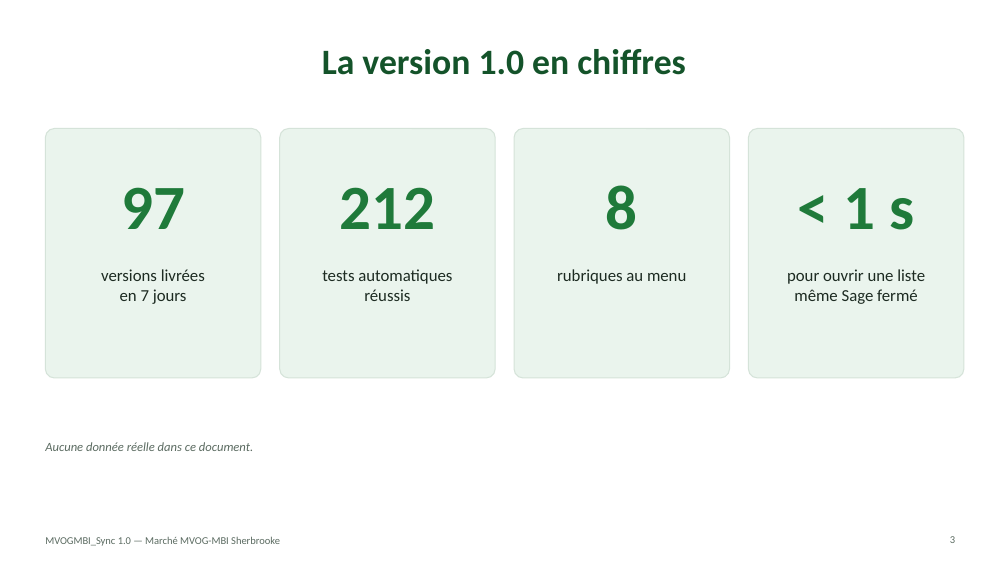
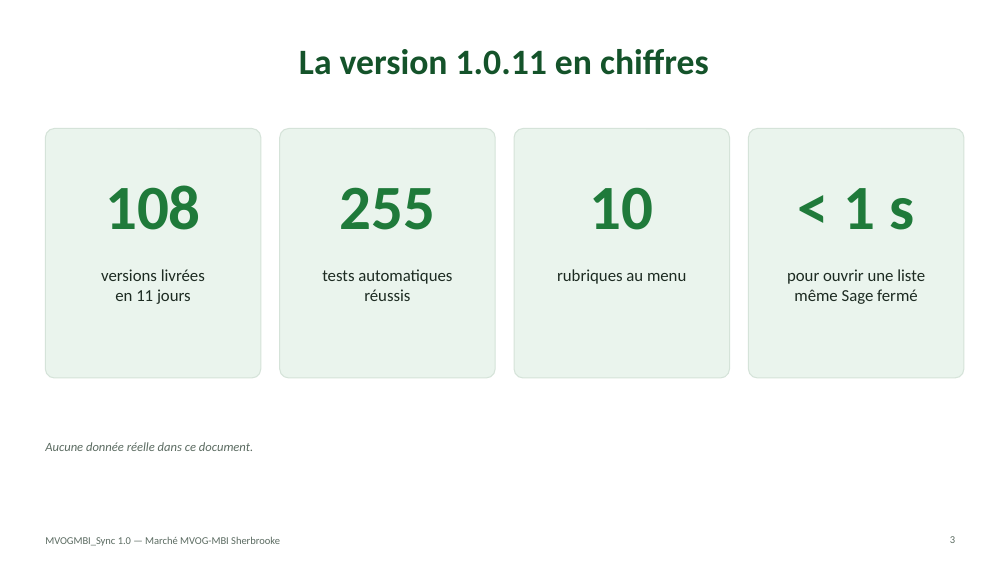
Before and after one commit to mteingueng-dot/MVOGMBI_Sync_2026.1, a slide deck: slide 3 of documentation/Presentation_MVOGMBI_Sync.pptx. Drawn at 1008x567 pixels with LibreOffice and Linux fonts; fonts in the diff are those of the drawing. Boxes give left, top, right and bottom in pixels: in the first picture for what was removed or moved away, otherwise in the second. Text is boxed around its words. In the diff, an @@ line names an element or a change of style, - is before the commit and + after.

```diff
--- a/documentation/Presentation_MVOGMBI_Sync.pptx
+++ b/documentation/Presentation_MVOGMBI_Sync.pptx
@@ title at [299, 49, 709, 75]: text changed @@
-La version 1.0 en chiffres
+La version 1.0.11 en chiffres
@@ text at [105, 185, 201, 230]: text changed @@
-97
+108
@@ text at [340, 187, 436, 230]: text changed @@
-212
+255
@@ text at [590, 187, 654, 230]: text changed @@
-8
+10
@@ text at [115, 289, 191, 304]: text changed @@
-en 7 jours
+en 11 jours
```
Also in this commit, not shown: 4 other slides changed, 27 other files.
